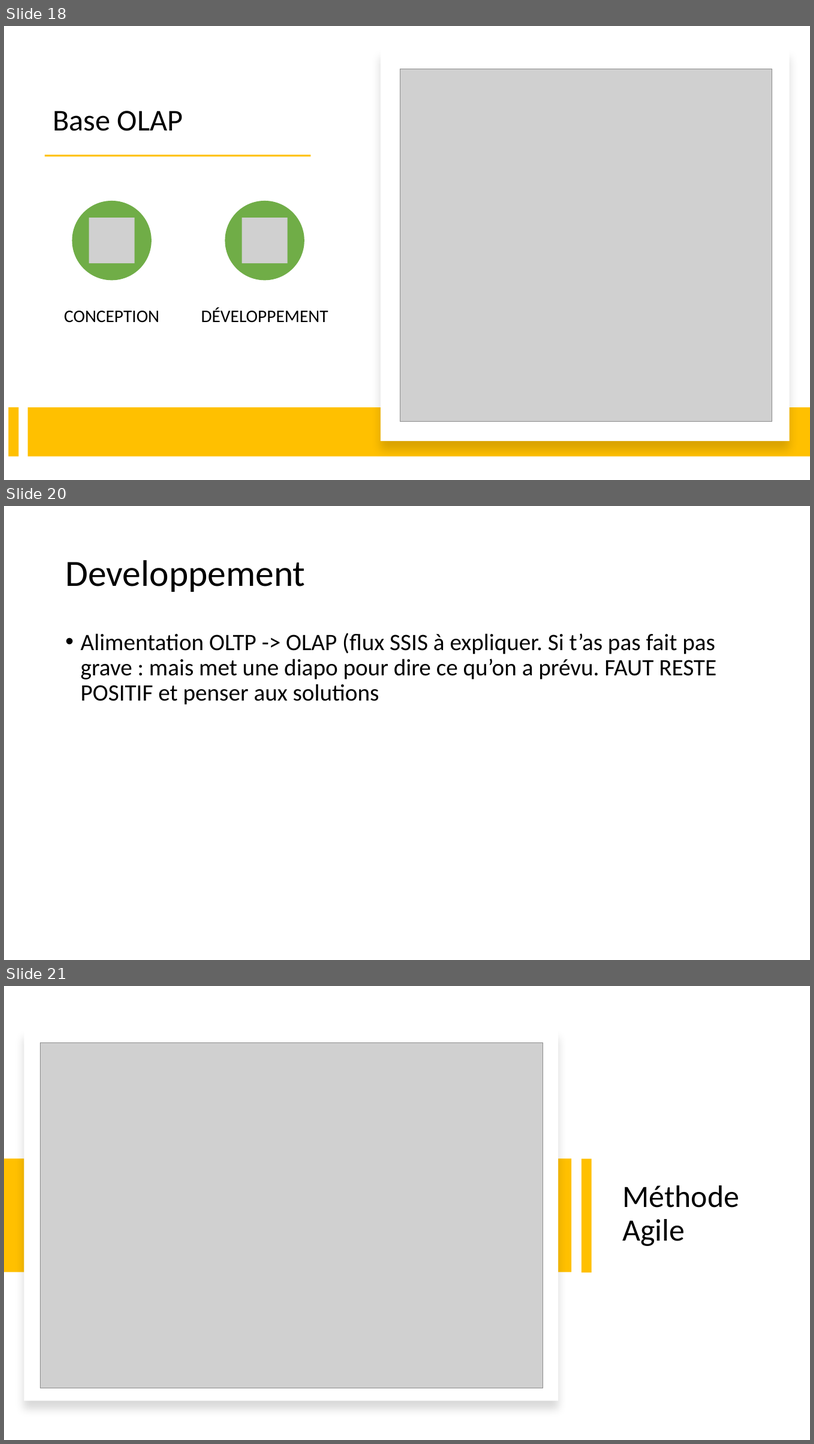
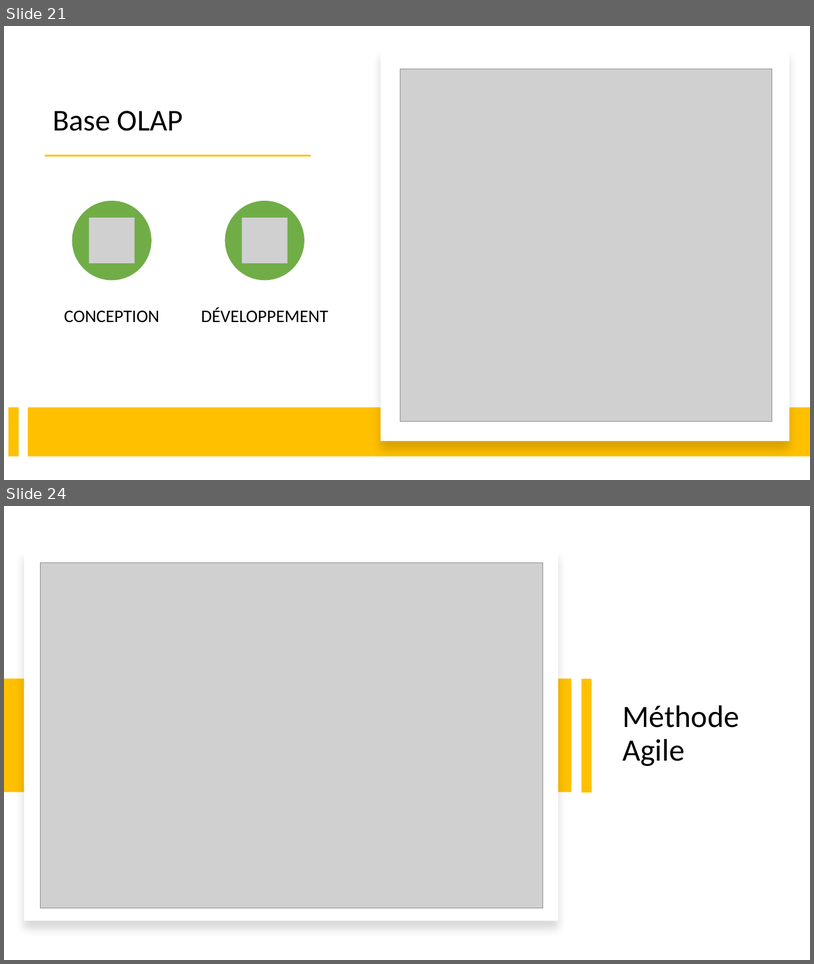
Before and after one commit to neopolitan2012/PT-LPBDD, a slide deck: Soutenance_PT.pptx. Shown one above the other, each under a label of ours: slides 18, 20 and 21 before the commit, slides 21 and 24 after it; the slides between them are not shown. The pictures are 814x1444 and 814x964 pixels, drawn with LibreOffice and Linux fonts; fonts in the diff are those of the drawing; grey boxes stand for pictures. Boxes give left, top, right and bottom in pixels: in the first picture for what was removed or moved away, otherwise in the second. Text is boxed around its words. In the diff, an @@ line names an element or a change of style, - is before the commit and + after.

```diff
--- a/Soutenance_PT.pptx
+++ b/Soutenance_PT.pptx
@@ slide 20 removed at (4, 506, 810, 960), background #FFFFFF @@
@@ title removed at (65, 560, 305, 592) @@
-Developpement
@@ text removed at (81, 633, 717, 705) @@
-• Alimentation OLTP -> OLAP (flux SSIS à expliquer. Si t’as pas fait pas grave : mais met une diapo pour dire ce qu’on a prévu. FAUT RESTE POSITIF et penser aux solutions
@@ what was slide 18 is now slide 21 @@
@@ what was slide 21 is now slide 24 @@
```
Also in this commit, not shown: 1 slide changed, 5 slides added, 1 other slide removed.
